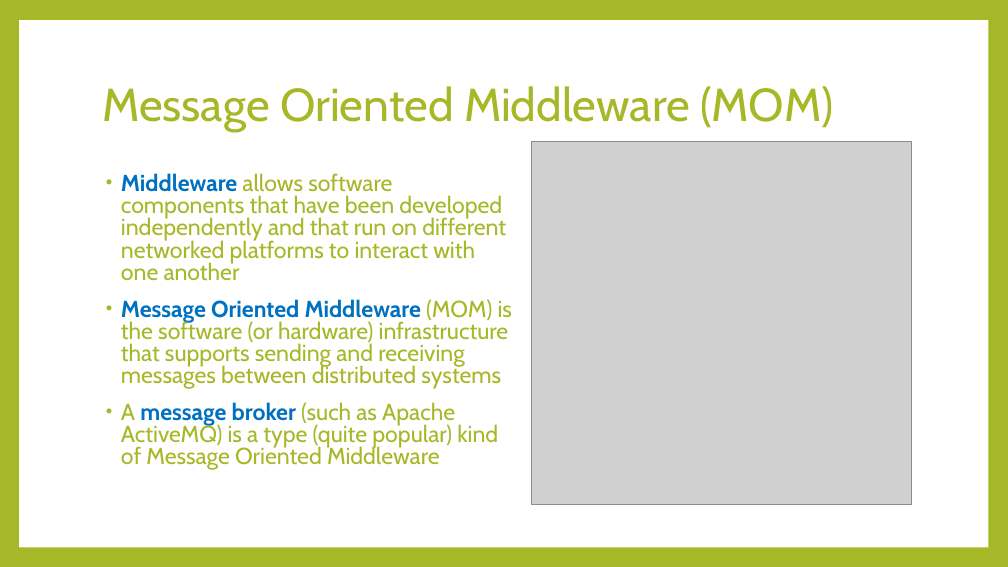
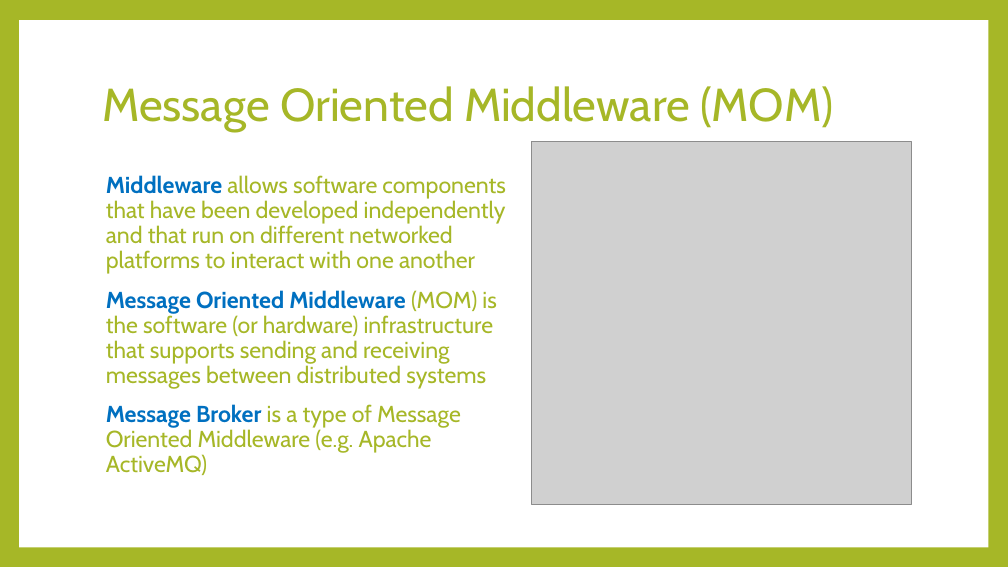
Before and after one commit to ramon-luis/JMS-ActiveMQ-Spring, a slide deck: slide 8 of JMS vFinal.pptx. Drawn at 1008x567 pixels with LibreOffice and Linux fonts; fonts in the diff are those of the drawing; grey boxes stand for pictures. Boxes give left, top, right and bottom in pixels: in the first picture for what was removed or moved away, otherwise in the second. Text is boxed around its words. In the diff, an @@ line names an element or a change of style, - is before the commit and + after.

```diff
--- a/JMS vFinal.pptx
+++ b/JMS vFinal.pptx
@@ text at (106, 175, 506, 389): bullet • to none; line spacing 0.8 to 0.9 @@
@@ text at (106, 404, 461, 475): text changed @@
-• A message broker (such as Apache ActiveMQ) is a type (quite popular) kind of Message Oriented Middleware
+Message Broker is a type of Message Oriented Middleware (e.g. Apache ActiveMQ)
```
Also in this commit, not shown: 13 other slides changed.
